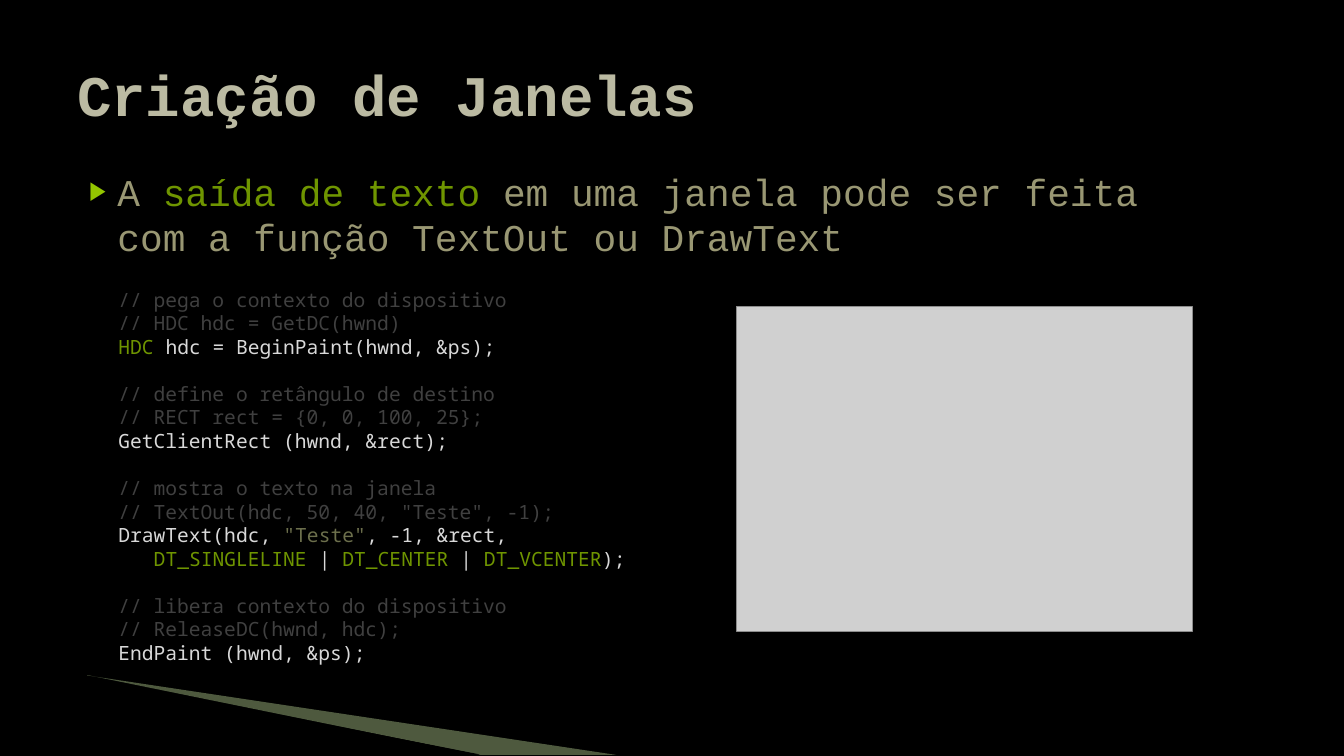
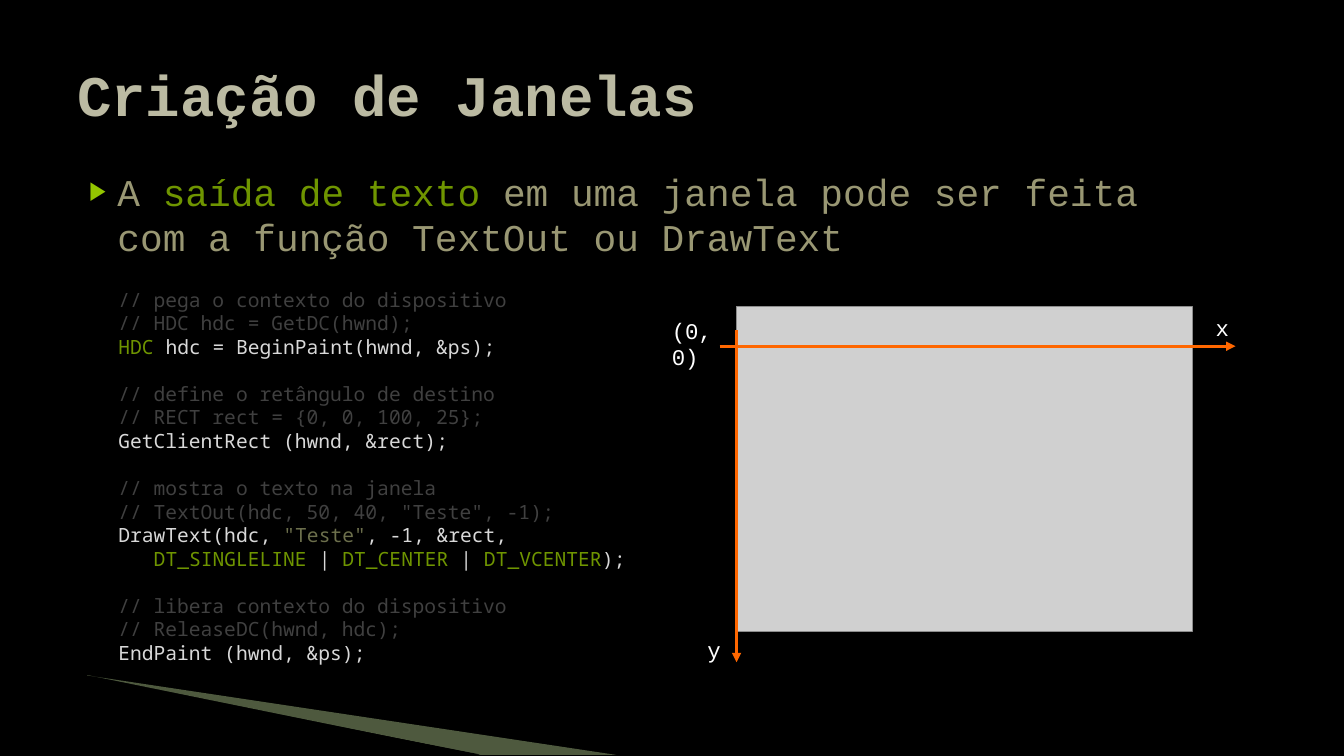
Before and after one commit to JudsonSS/Jogos, a slide deck: slide 41 of Slides/01. Programação Windows.pptx. Drawn at 1344x756 pixels with LibreOffice and Linux fonts; fonts in the diff are those of the drawing; grey boxes stand for pictures; background and template pictures are left out. Boxes give left, top, right and bottom in pixels: in the first picture for what was removed or moved away, otherwise in the second. Text is boxed around its words. In the diff, an @@ line names an element or a change of style, - is before the commit and + after.

```diff
--- a/Slides/01. Programação Windows.pptx
+++ b/Slides/01. Programação Windows.pptx
@@ text "A saída de texto em ...": place and size @@
-text "A saída de texto em ..." at (117,179,1138,259)
+text "A saída de texto em ..." at (68,163,1277,662)
@@ text "A saída de texto em ..." at (68,163,1277,662): outline none to #000000 2.25 pt @@
@@ text at (118,315,495,359): text changed @@
-// HDC hdc = GetDC(hwnd)
-HDC hdc = BeginPaint(hwnd, &ps);
+// HDC hdc = GetDC(hwnd);
+HDC hdc = BeginPaint(hwnd, &ps);
@@ text added at (672,322,712,370), 16 pt, text #FFFFFF @@
+(0,0)
@@ text added at (1216,324,1229,343), 16 pt, text #FFFFFF @@
+x
@@ arrow added from (720, 347) to (1236, 347), #FF6700 2.25 pt @@
@@ arrow added from (737, 331) to (737, 662), #FF6700 2.25 pt @@
@@ text added at (707,646,720,663), 16 pt, text #FFFFFF @@
+y
```
Also in this commit, not shown: 10 other slides changed.
